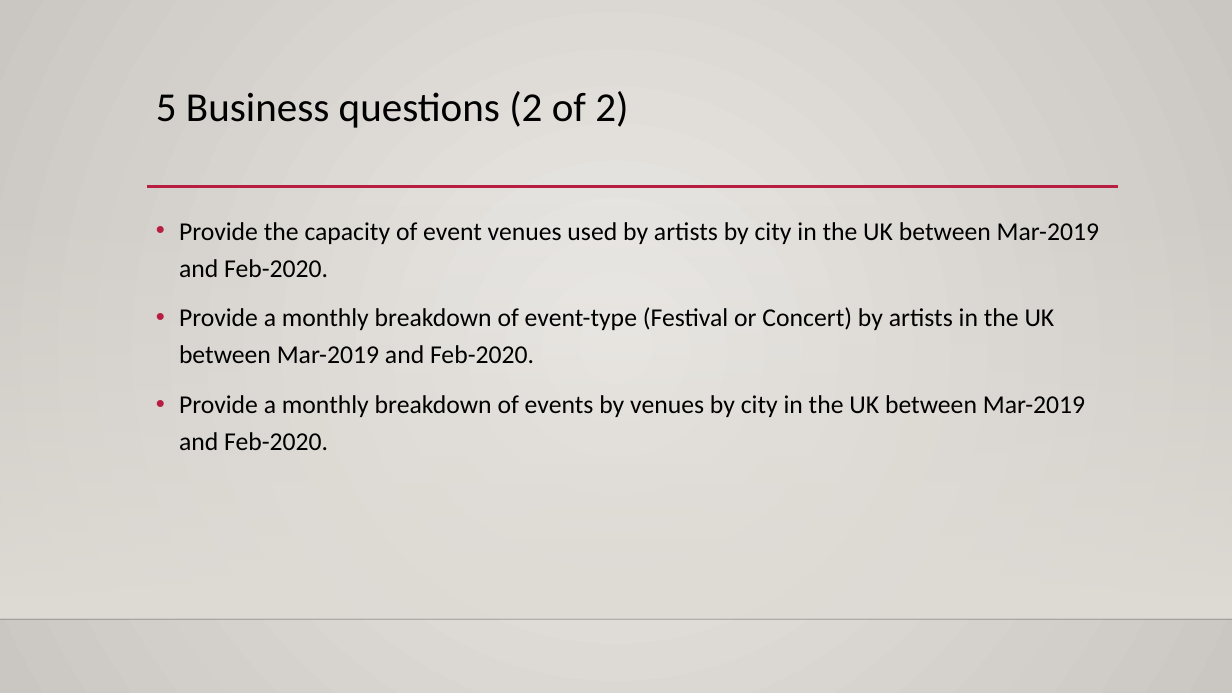
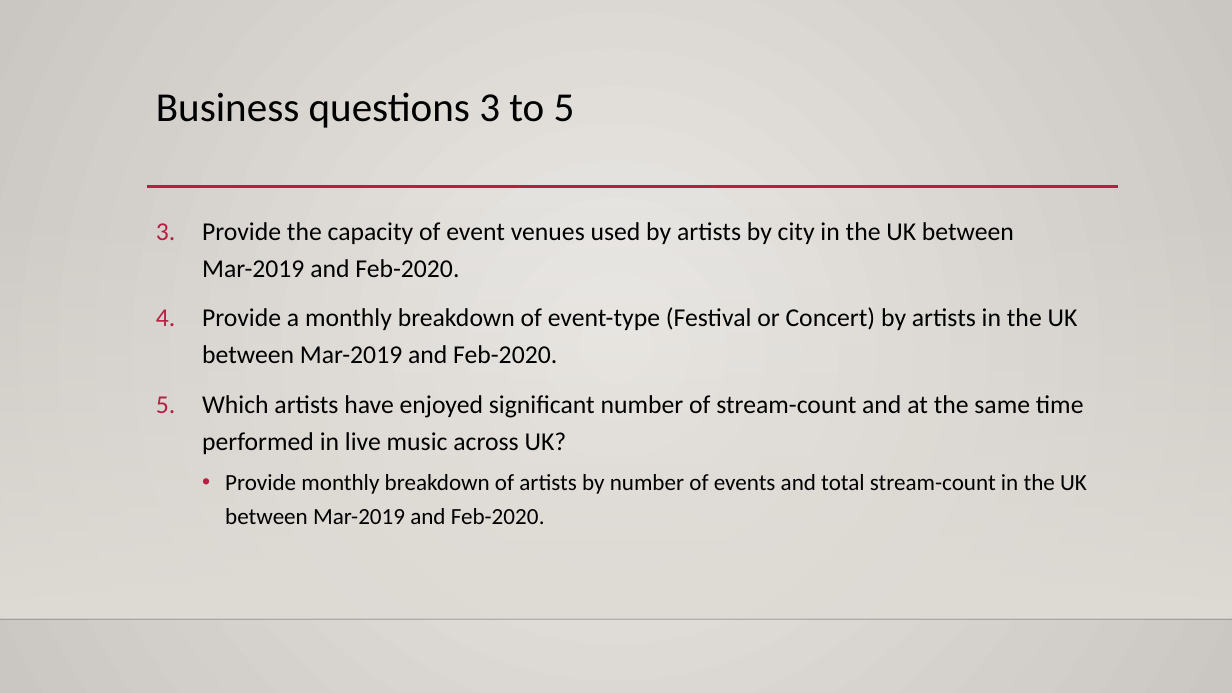
Before and after one commit to mahyarshu/Gigalytics, a slide deck: slide 22 of documents/Presentation/Innovators.pptx. Drawn at 1232x693 pixels with LibreOffice and Linux fonts; fonts in the diff are those of the drawing; background and template pictures are left out. Boxes give left, top, right and bottom in pixels: in the first picture for what was removed or moved away, otherwise in the second. Text is boxed around its words. In the diff, an @@ line names an element or a change of style, - is before the commit and + after.

```diff
--- a/documents/Presentation/Innovators.pptx
+++ b/documents/Presentation/Innovators.pptx
@@ title at (x1=156, y1=92, x2=575, y2=128): text changed @@
-5 Business questions (2 of 2)
+Business questions 3 to 5
@@ text at (x1=202, y1=222, x2=1078, y2=363): bullet • to 1. @@
@@ text at (x1=202, y1=395, x2=1087, y2=524): text changed; size 20 to 18 pt @@
-• Provide a monthly breakdown of events by venues by city in the UK between Mar-2019 and Feb-2020.
+5. Which artists have enjoyed significant number of stream-count and at the same time performed in live music across UK?
+  • Provide monthly breakdown of artists by number of events and total stream-count in the UK between Mar-2019 and Feb-2020.
```
Also in this commit, not shown: 8 other slides changed, 9 slides added.
